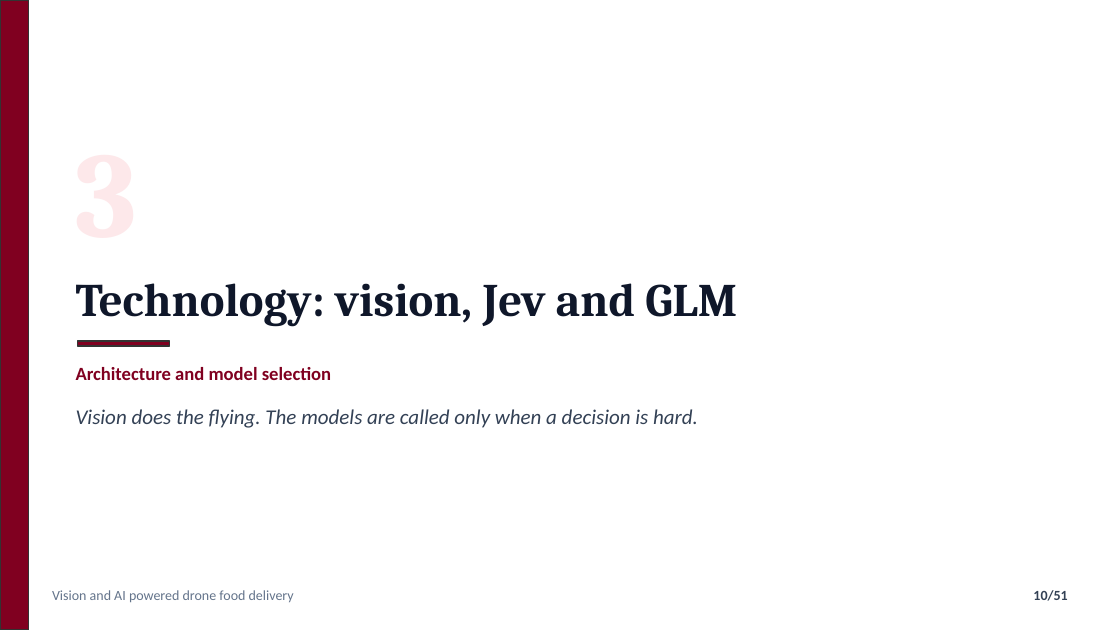
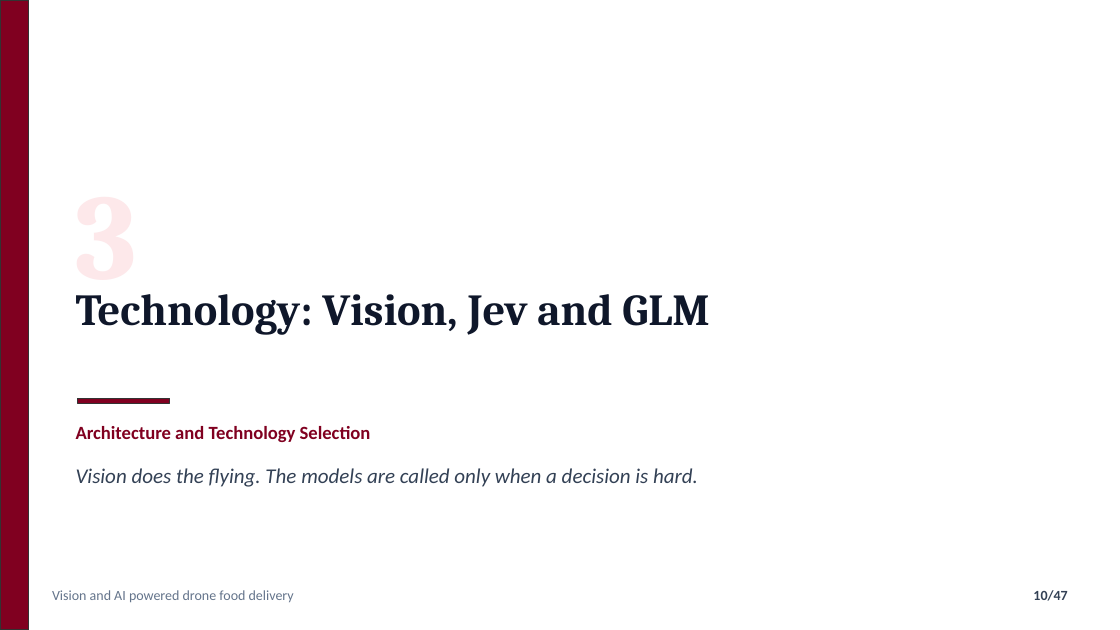
Before and after one commit to nafiskabbo/presentation-hum, a slide deck: slide 10 of output/AeroSetu_Group_Presentation-v1.pptx. Drawn at 1120x630 pixels with LibreOffice and Linux fonts; fonts in the diff are those of the drawing. Boxes give left, top, right and bottom in pixels: in the first picture for what was removed or moved away, otherwise in the second. Text is boxed around its words. In the diff, an @@ line names an element or a change of style, - is before the commit and + after.

```diff
--- a/output/AeroSetu_Group_Presentation-v1.pptx
+++ b/output/AeroSetu_Group_Presentation-v1.pptx
@@ text at [76,294,709,335]: text changed; size 40 to 38 pt @@
-Technology: vision, Jev and GLM
+Technology: Vision, Jev and GLM
@@ text "Technology: Vision, Jev and GLM" at [76,294,709,335]: vertical alignment middle to top @@
@@ text added at [76,295,138,305], 104 pt, text #FDE8EA, bold @@
+3
@@ rectangle: place and size @@
-rectangle at [77,341,170,346]
+rectangle at [77,398,170,403]
@@ text at [76,426,371,442]: text changed @@
-Architecture and model selection
+Architecture and Technology Selection
@@ text "Vision does the flying. The ...": place and size @@
-text "Vision does the flying. The ..." at [76,409,698,428]
+text "Vision does the flying. The ..." at [76,468,698,487]
@@ page number at [1033,590,1067,601]: text changed @@
-10/51
+10/47
```
Also in this commit, not shown: 44 other slides changed, 1 slide added, 5 slides removed, 3 other files.
